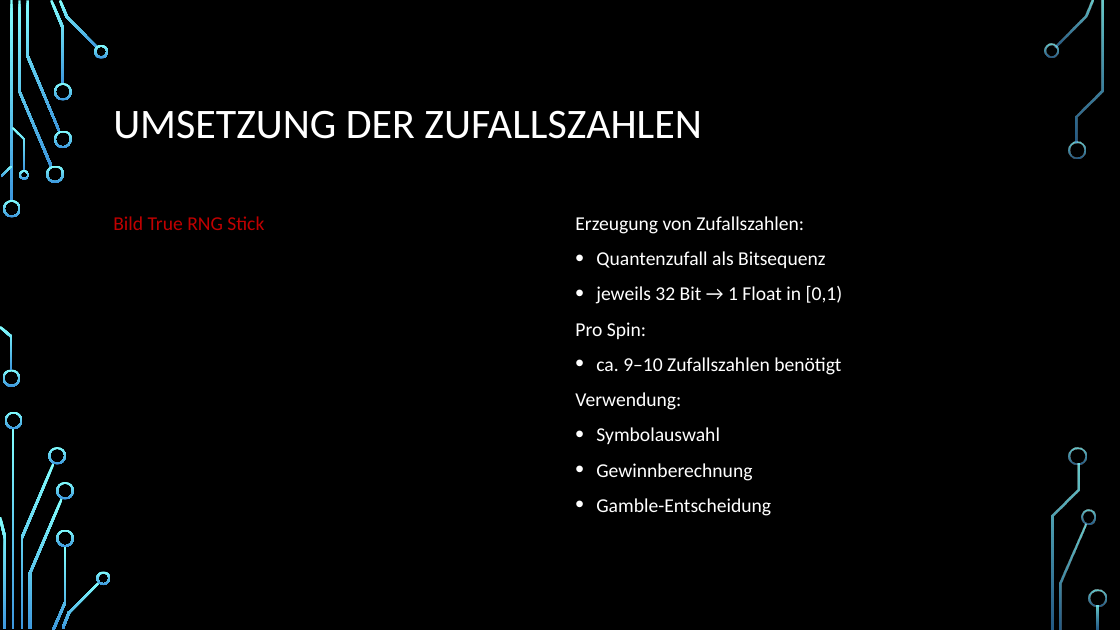
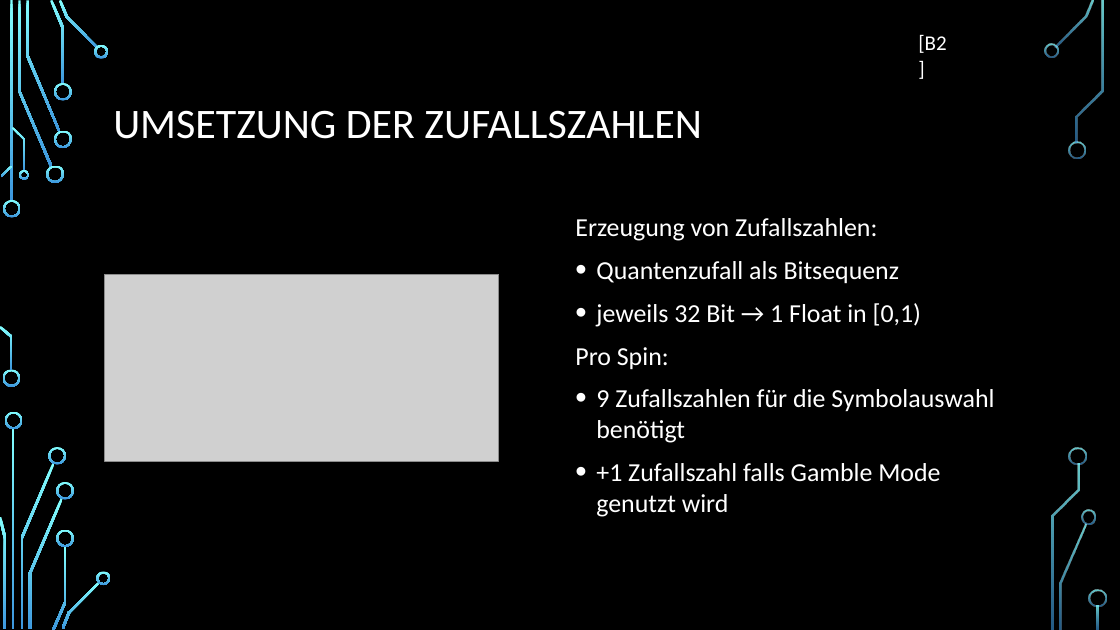
Before and after one commit to freiheits-stack/slot_project, a slide deck: slide 9 of docs/Spiel_Quantenzufall_Präsentation.pptx (slide 10 before the commit). Drawn at 1120x630 pixels with LibreOffice and Linux fonts; fonts in the diff are those of the drawing; grey boxes stand for pictures; background and template pictures are left out. Boxes give left, top, right and bottom in pixels: in the first picture for what was removed or moved away, otherwise in the second. Text is boxed around its words. In the diff, an @@ line names an element or a change of style, - is before the commit and + after.

```diff
--- a/docs/Spiel_Quantenzufall_Präsentation.pptx
+++ b/docs/Spiel_Quantenzufall_Präsentation.pptx
@@ text added at (918,34,946,53), 18 pt, text #FFFFFF @@
+[B2]
@@ text removed at (113,216,264,230) @@
-Bild True RNG Stick
@@ text at (575,218,921,370): size 16.8 to 22.2 pt in "Erzeugung von Zufallszahlen:", "Quantenzufall als Bitsequenz", "jeweils 32 Bit → 1 Float in ...", "Pro Spin:" @@
@@ picture added at (105,274,499,460) @@
@@ text at (596,389,994,517): text changed; size 16.8 to 22.2 pt @@
-• ca. 9–10 Zufallszahlen benötigt
-Verwendung:
-• Symbolauswahl
-• Gewinnberechnung
-• Gamble-Entscheidung
+• 9 Zufallszahlen für die Symbolauswahl benötigt
+• +1 Zufallszahl falls Gamble Mode genutzt wird
```
Also in this commit, not shown: 8 other slides changed, 8 slides added, 8 slides removed, 2 other files.
